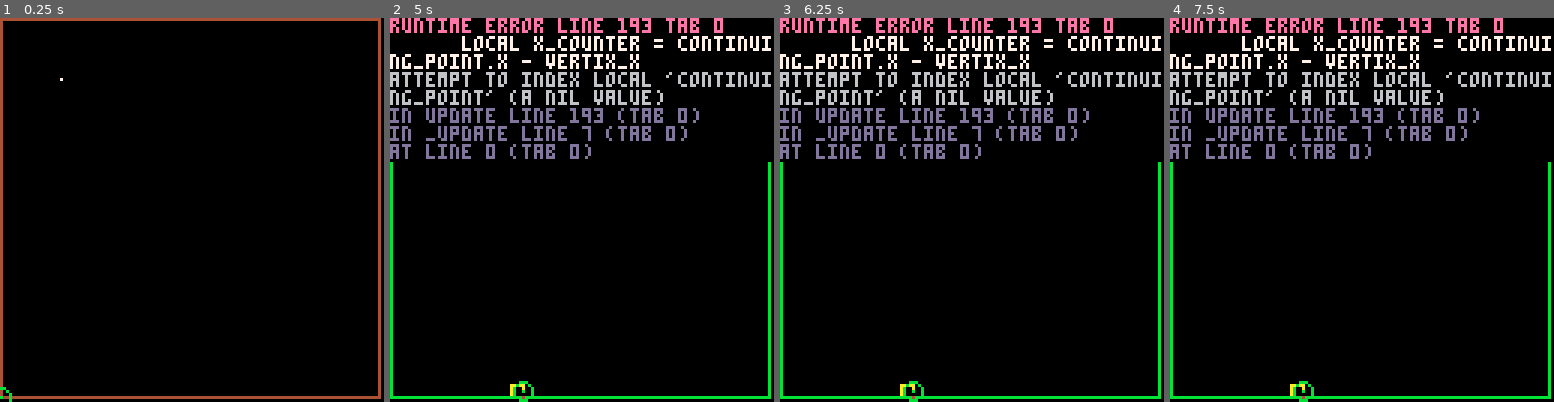
Above: before the commit, frames 1-4 (left to right).
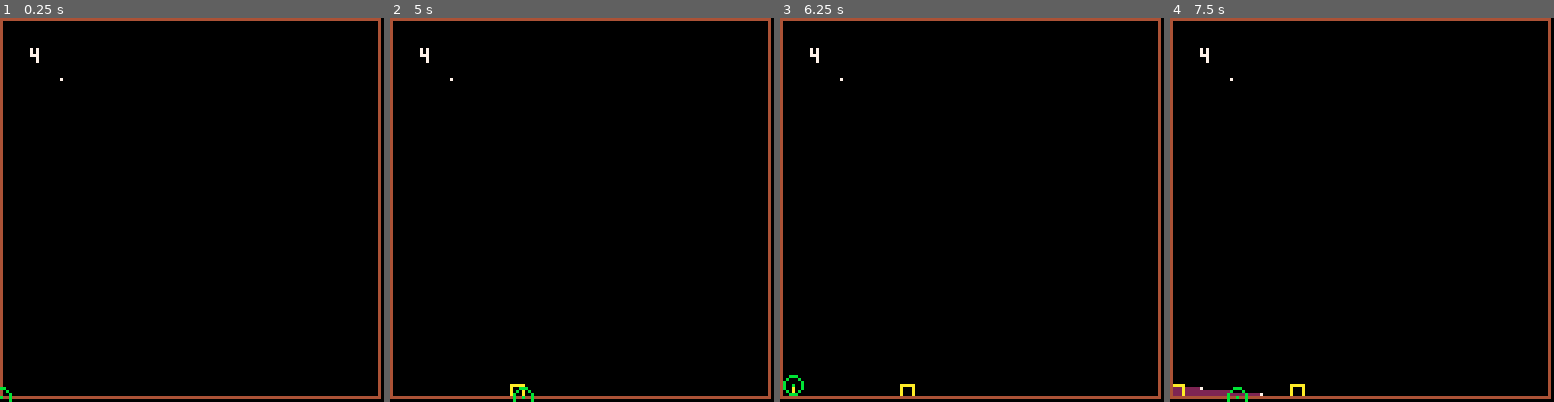
Above: after the commit, the same moments.

Repository: shen-sat/qix
Game: PICO-8 cartridge qix.p8
Two runs of this game, one before a commit and one after it. Both use one fixed random seed, a clock stepped at 60 frames per second and the inputs below.
Inputs:
- Up to frame 1 (0.25 s): no input
- Up to frame 2 (5 s): tap X (X key) at 1.07, 2.07, 2.4, 2.73, 3.07, 3.4, 3.73, 4.07, 4.4, 4.73 s; hold Left 1.97-2.37 s; hold Down 2.42-2.82 s; hold Right 2.87-3.53 s; hold Up 3.58-4.08 s; hold Right 4.13-4.53 s; hold Down from 4.58 s (still down)
- Up to frame 3 (6.25 s): tap X (X key) every 0.33 s from 5.07 to 6.07 s; release Down at 5.08 s; hold Left 5.13-5.8 s; hold Up 5.85-6.18 s; hold Left from 6.23 s (still down)
- Up to frame 4 (7.5 s): tap X (X key) every 0.33 s from 6.4 to 7.4 s; release Left at 6.63 s; hold Down 6.68-7.08 s; hold Right from 7.13 s (still down)

The runs differ from the first frame. In frame 1, less than 0.1% of the frame differs, in the area x 7-11%, y 7-12%; in frame 2, 12%; in frame 3, 12%; in frame 4, 12%, in the area x 0-100%, y 0-100%.
Error before the commit: runtime error line 193 tab 0; local x_counter = continuing_point.x - vertix_x; attempt to index local 'continuing_point' (a nil value)

Commit message:
Create new branch with much smaller pathfinding code

Diff:
--- a/qix.p8
+++ b/qix.p8
@@ -130,7 +130,7 @@
   path_color = 4
   background_color = 0
   fill_color = 2
-  pathfinding_color = 11
+  pathfinding_color = 12
 
   lines = {}
 
@@ -163,41 +163,28 @@
 
   if started_drawing then
    if finished_drawing then
-    local first_vertix_x, first_vertix_y = player.x, player.y
-
-    local compass_points = get_compass_points(first_vertix_x, first_vertix_y)
-    local two_starting_points = get_compass_points_with_color(compass_points, path_color)
+    local two_starting_points = get_compass_points_with_color(get_compass_points(player.x, player.y), path_color)
 
     for point in all(two_starting_points) do
+     local vertix_x, vertix_y = player.x, player.y
+
      local temp_vertices = {}
 
-     add(temp_vertices,first_vertix_x)
-     add(temp_vertices,first_vertix_y)
-
-     local x_counter = point.x - first_vertix_x
-     local y_counter = point.y - first_vertix_y
-
-     local current_x, current_y = first_vertix_x, first_vertix_y
-
-     while pget(current_x + x_counter,current_y + y_counter) != background_color do
-      pset(current_x + x_counter,current_y + y_counter, pathfinding_color)
-      current_y += y_counter
-      current_x += x_counter
-     end
-
-     local vertix_x, vertix_y = current_x, current_y
      add(temp_vertices,vertix_x)
      add(temp_vertices,vertix_y)
 
+     local current_point = point
+
      while true do
-      local compass_points = get_compass_points(vertix_x, vertix_y)
-      local continuing_point = get_compass_points_with_color(compass_points, path_color)[1] --this only returns the first point with path color, may need reworking to take into account more complex situations
-
-      local x_counter = continuing_point.x - vertix_x
-      local y_counter = continuing_point.y - vertix_y
-
-      local last_vertix_reached = compass_points_contain_color(compass_points, draw_color)
-
+      --assign the current point
+      local current_x, current_y = current_point.x, current_point.y
+      --work out the direction of pathfinding
+      local x_counter = current_x - vertix_x
+      local y_counter = current_y - vertix_y
+      --check if current point is the final vertix (probbaly it won't be, but let's check anyway)
+      compass_points = get_compass_points(current_x, current_y)
+      last_vertix_reached = compass_points_contain_color(compass_points, draw_color)
+      --check if current point is an l-junction or a final vertix. if not, move along to next pixel
       while pget(current_x + x_counter,current_y + y_counter) != background_color and not last_vertix_reached do
        pset(current_x + x_counter,current_y + y_counter,pathfinding_color)
        current_y += y_counter
@@ -205,12 +192,15 @@
        compass_points = get_compass_points(current_x, current_y)
        last_vertix_reached = compass_points_contain_color(compass_points, draw_color)
       end
-
-      vertix_x, vertix_y = current_x, current_y -- this needs to be made local after you get fill working
+      --record the current point as a vertix
+      vertix_x, vertix_y = current_x, current_y
       add(temp_vertices,vertix_x)
       add(temp_vertices,vertix_y)
-
+      --if we reached the final vertix, break...
       if last_vertix_reached then break end
+      --...otherwise, reset current_point
+      compass_points = get_compass_points(vertix_x, vertix_y)
+      current_point = get_compass_points_with_color(compass_points, path_color)[1] -- only works with l-junctions
      end
      if poly_contains_qix(temp_vertices) == false then
       for v in all(temp_vertices) do
@@ -242,6 +232,7 @@
   end
 
   rect(0,0,126,126,4) --border
+  print(pget(126,1), 10, 10, 7)
 
 
   spr(player.sprite,player.x - 3,player.y - 3)
